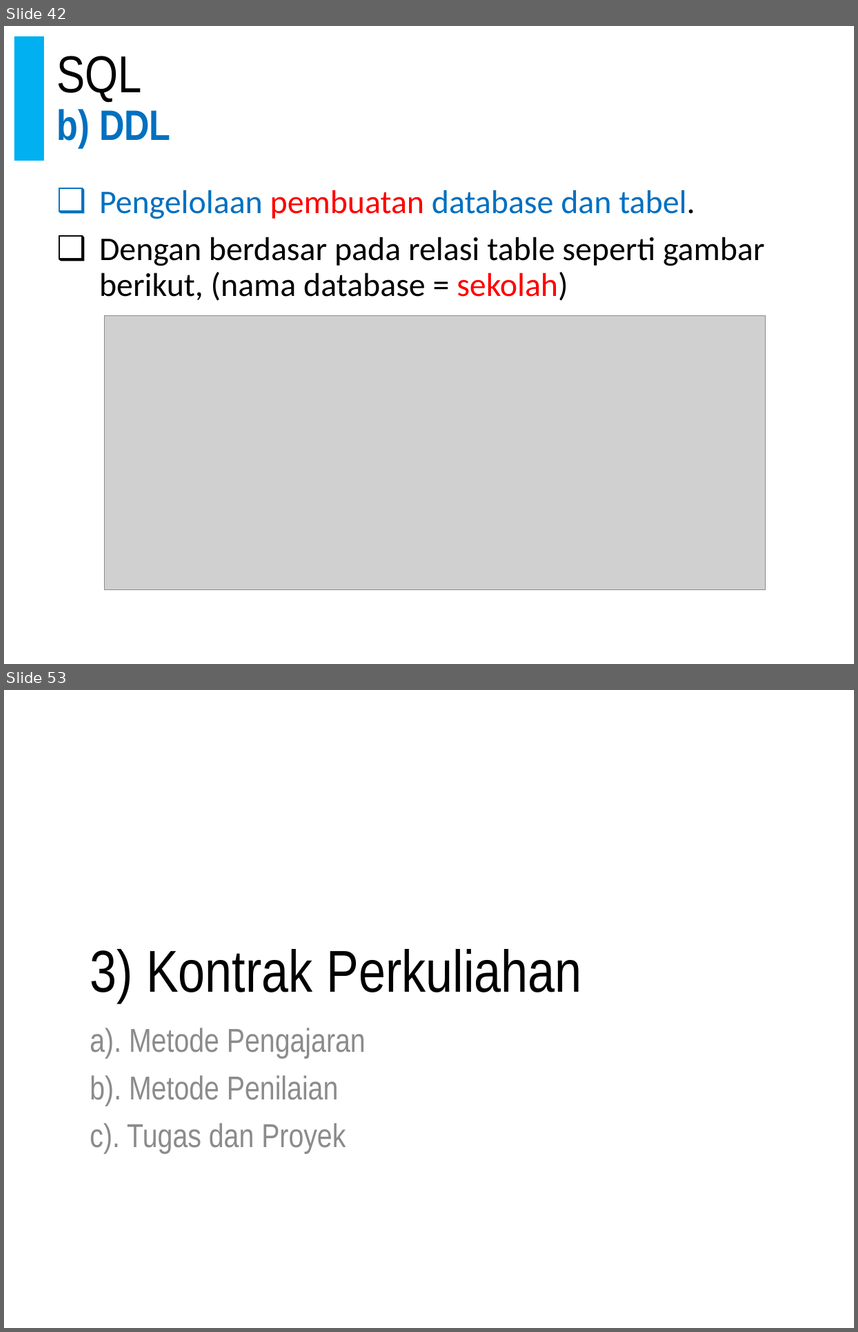
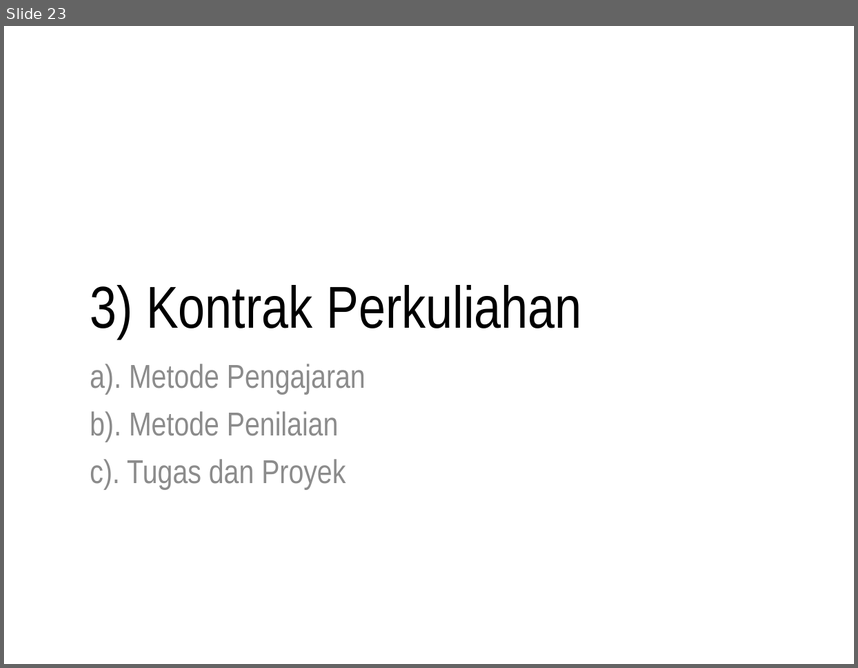
Before and after one commit to doniaft/Pengelolaan-Basis-Data, a slide deck: 1. Bahan Ajar/01. Pengelolaan Basis Data - Pendahuluan.pptx. Shown one above the other, each under a label of ours: slides 42 and 53 before the commit, slide 23 after it; the slides between them are not shown. The pictures are 858x1332 and 858x668 pixels, drawn with LibreOffice and Linux fonts; fonts in the diff are those of the drawing; grey boxes stand for pictures. Boxes give left, top, right and bottom in pixels: in the first picture for what was removed or moved away, otherwise in the second. Text is boxed around its words. In the diff, an @@ line names an element or a change of style, - is before the commit and + after.

```diff
--- a/1. Bahan Ajar/01. Pengelolaan Basis Data - Pendahuluan.pptx
+++ b/1. Bahan Ajar/01. Pengelolaan Basis Data - Pendahuluan.pptx
@@ slide 42 removed at [4,26,854,664], background #FFFFFF; not listed: 1 template element that a slide beside it also shows @@
@@ rectangle removed at [15,37,44,161] @@
@@ title removed at [56,56,171,148] @@
-SQL
-b) DDL
@@ text removed at [99,190,765,301] @@
-❑ Pengelolaan pembuatan database dan tabel.
-❑ Dengan berdasar pada relasi table seperti gambar berikut, (nama database = sekolah)
@@ picture removed at [104,315,766,589] @@
@@ what was slide 53 is now slide 23 @@
```
Also in this commit, not shown: 1 slide changed, 4 slides added, 33 other slides removed, 1 other file.
